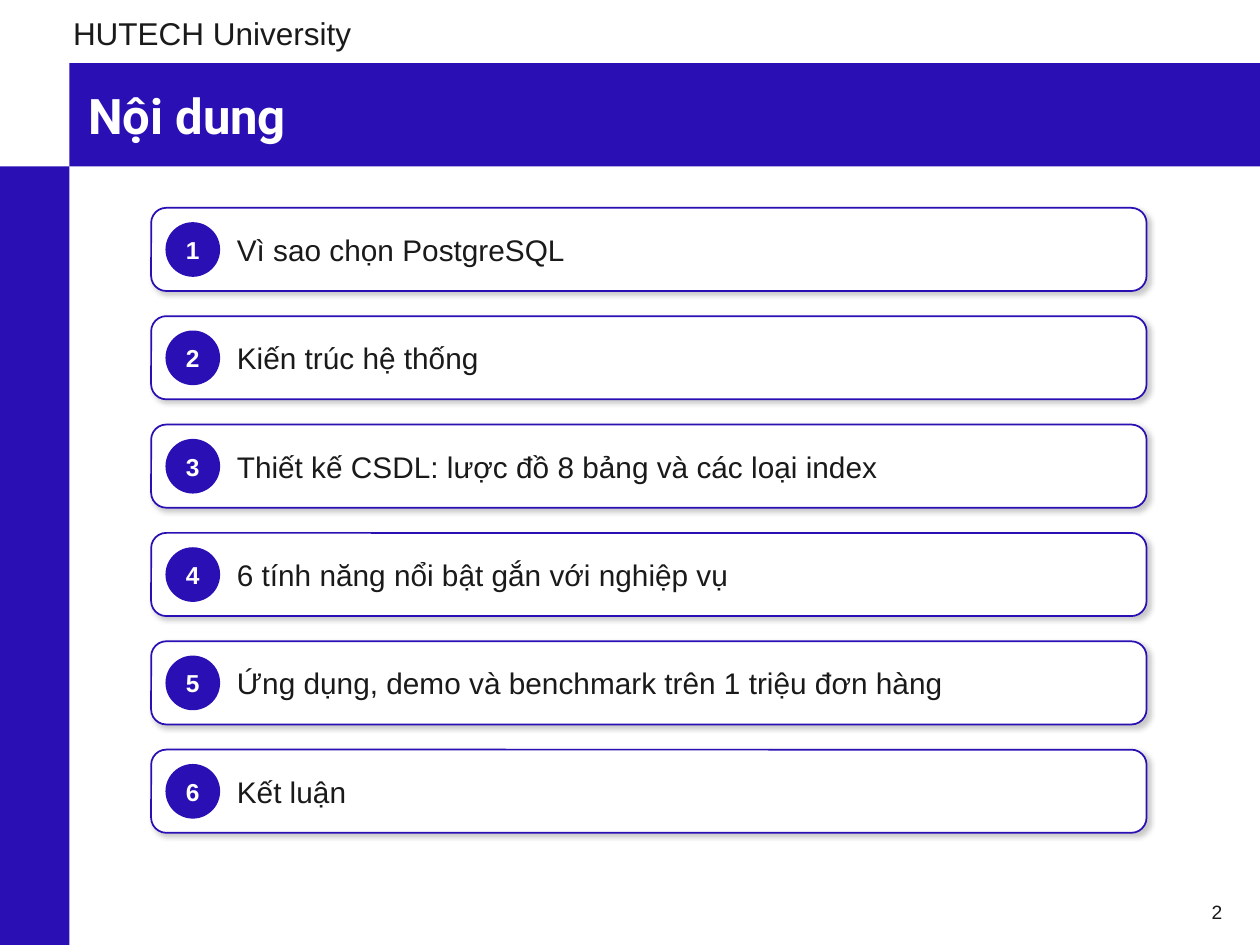
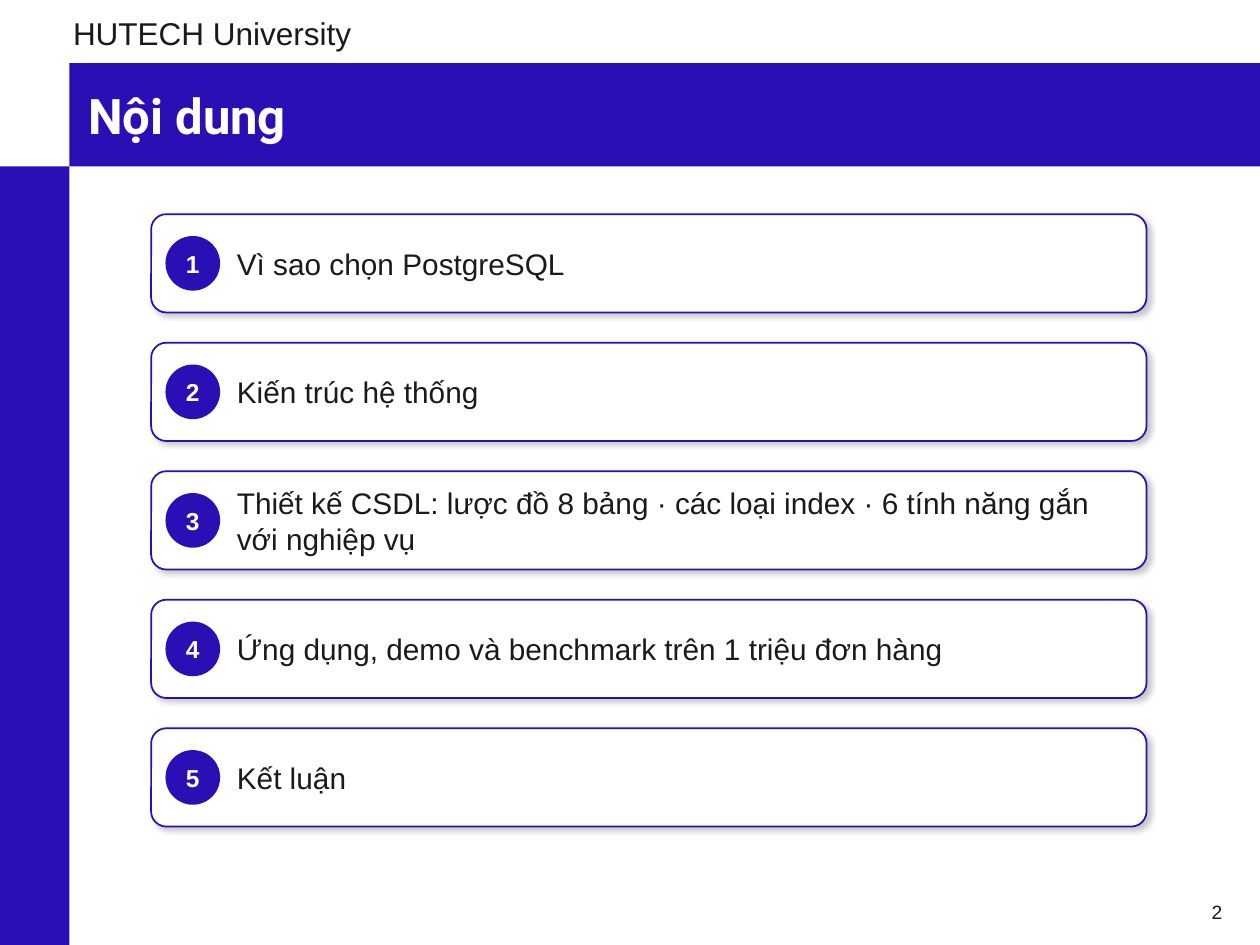
Before and after one commit to phunganhtuan123/master-csdl, a slide deck: slide 2 of docs/Slide_CSDL_Nhom6_PostgreSQL.pptx. Drawn at 1260x945 pixels with LibreOffice and Linux fonts; fonts in the diff are those of the drawing; background and template pictures are left out. Boxes give left, top, right and bottom in pixels: in the first picture for what was removed or moved away, otherwise in the second. Text is boxed around its words. In the diff, an @@ line names an element or a change of style, - is before the commit and + after.

Commit message:
Slide: gộp 6 tính năng vào phần 3 Thiết kế CSDL (5 phần), tiêu đề phụ in đậm trong body

```diff
--- a/docs/Slide_CSDL_Nhom6_PostgreSQL.pptx
+++ b/docs/Slide_CSDL_Nhom6_PostgreSQL.pptx
@@ rounded rectangle: place and size @@
-rounded rectangle at (151, 208, 1147, 291)
+rounded rectangle at (151, 214, 1147, 312)
@@ text "1": place and size @@
-text "1" at (186, 242, 200, 259)
+text "1" at (186, 256, 200, 273)
@@ ellipse: place and size @@
-ellipse at (166, 223, 219, 276)
+ellipse at (166, 237, 219, 290)
@@ text "Vì sao chọn PostgreSQL": place and size @@
-text "Vì sao chọn PostgreSQL" at (237, 239, 564, 266)
+text "Vì sao chọn PostgreSQL" at (237, 253, 564, 280)
@@ rounded rectangle: place and size @@
-rounded rectangle at (151, 316, 1147, 399)
+rounded rectangle at (151, 343, 1147, 441)
@@ text "Kiến trúc hệ thống": place and size @@
-text "Kiến trúc hệ thống" at (237, 346, 478, 375)
+text "Kiến trúc hệ thống" at (237, 380, 478, 409)
@@ text "2": place and size @@
-text "2" at (186, 350, 200, 367)
+text "2" at (186, 384, 200, 401)
@@ ellipse: place and size @@
-ellipse at (166, 331, 219, 384)
+ellipse at (166, 365, 219, 418)
@@ rounded rectangle: place and size @@
-rounded rectangle at (151, 425, 1147, 508)
+rounded rectangle at (151, 471, 1147, 570)
@@ text "3": place and size @@
-text "3" at (186, 459, 200, 477)
+text "3" at (186, 513, 200, 531)
@@ ellipse: place and size @@
-ellipse at (166, 440, 219, 493)
+ellipse at (166, 494, 219, 547)
@@ text at (237, 491, 1089, 555): text changed @@
-Thiết kế CSDL: lược đồ 8 bảng và các loại index
+Thiết kế CSDL: lược đồ 8 bảng · các loại index · 6 tính năng gắn với nghiệp vụ
@@ text removed at (237, 562, 727, 591) @@
-6 tính năng nổi bật gắn với nghiệp vụ
@@ rounded rectangle: place and size @@
-rounded rectangle at (151, 533, 1147, 616)
+rounded rectangle at (151, 600, 1147, 698)
@@ text "4": place and size @@
-text "4" at (186, 567, 200, 584)
+text "4" at (186, 641, 200, 658)
@@ ellipse: place and size @@
-ellipse at (166, 548, 219, 601)
+ellipse at (166, 622, 219, 675)
@@ text "Ứng dụng, demo và benchmark ...": place and size @@
-text "Ứng dụng, demo và benchmark ..." at (237, 671, 942, 700)
+text "Ứng dụng, demo và benchmark ..." at (237, 637, 942, 666)
@@ proportions changed in 5 elements at (151, 214, 1147, 312), (151, 343, 1147, 441), (151, 471, 1147, 570), (151, 600, 1147, 698), (151, 728, 1147, 827) @@
@@ rounded rectangle: place and size @@
-rounded rectangle at (151, 641, 1147, 724)
+rounded rectangle at (151, 728, 1147, 827)
@@ text "Kết luận": place and size @@
-text "Kết luận" at (237, 780, 346, 808)
+text "Kết luận" at (237, 766, 346, 794)
@@ rounded rectangle removed at (151, 750, 1147, 833) @@
@@ text "5": place and size @@
-text "5" at (186, 675, 200, 693)
+text "5" at (186, 770, 200, 788)
@@ ellipse: place and size @@
-ellipse at (166, 656, 219, 709)
+ellipse at (166, 751, 219, 804)
@@ ellipse removed at (166, 765, 219, 818) @@
@@ text removed at (186, 784, 200, 802) @@
-6
```
Also in this commit, not shown: 15 other slides changed, 2 other files.
